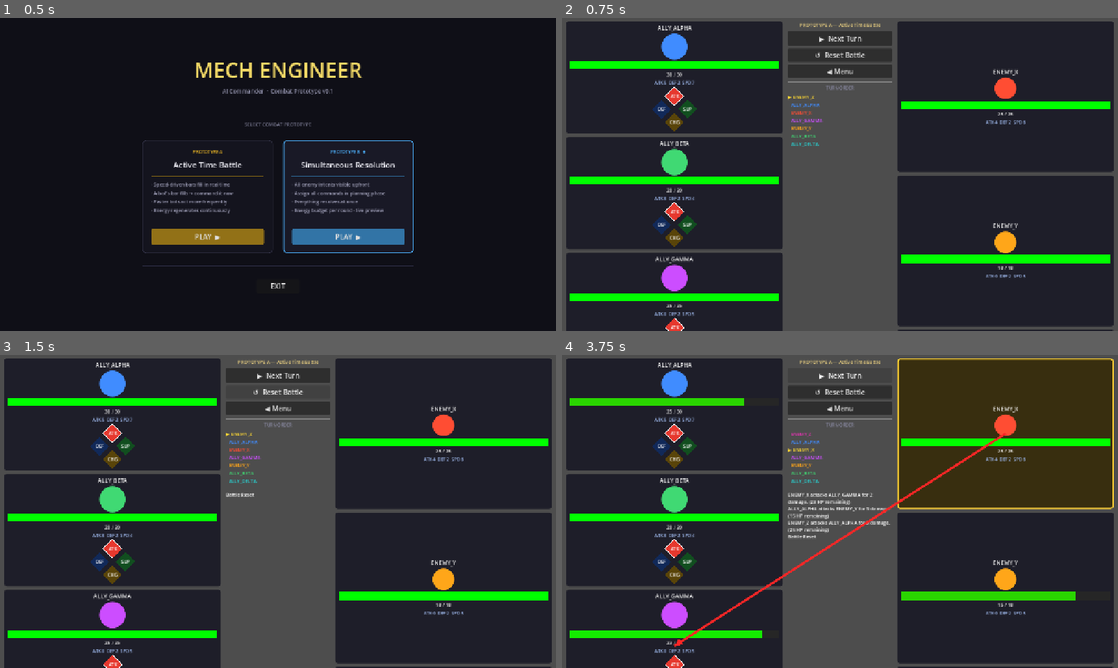
Above: before the commit, frames 1-4 (two rows, left to right).
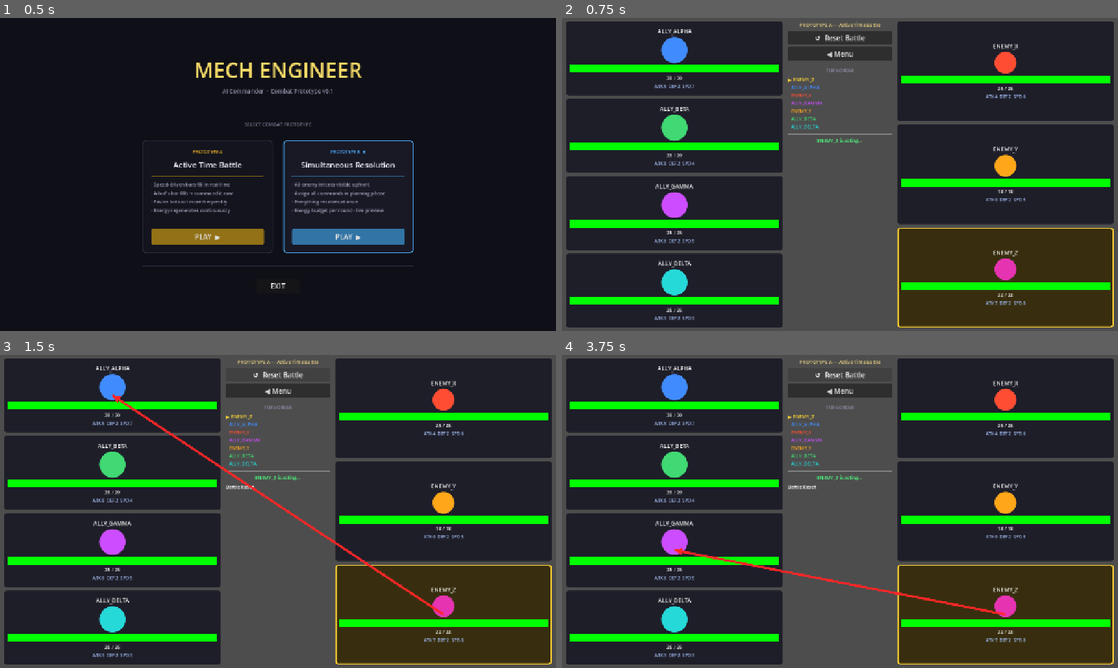
Above: after the commit, the same moments.

Repository: BrickwaII/MechEngineer
Game: Godot game, scene res://menu/main_menu.tscn
Two runs of this game, one before a commit and one after it. Both use one fixed random seed, a clock stepped at 60 frames per second and the inputs below.
Inputs (mouse positions are in pixels of both pictures, inside the frame that each line leads up to):
- Up to frame 1 (0.5 s): no input
- Up to frame 2 (0.75 s): click "PLAY ▶" at 0.5 s
- Up to frame 3 (1.5 s): click "↺ Reset Battle" at 1.25 s
- Up to frame 4 (3.75 s): click (840, 376) at 2 s, where only the run before the commit has a clickable "▶ Next Turn"; click (840, 376) at 2.75 s, where only the run before the commit has a clickable "▶ Next Turn"; click (840, 376) at 3.5 s, where only the run before the commit has a clickable "▶ Next Turn"

Frame 1 is identical in both runs. In frame 2, 29% of the frame differs, in the area x 0-100%, y 2-100%; in frame 3, 29%; in frame 4, 46%, in the area x 0-100%, y 1-100%.

Commit message:
Prototype A+B: turn-by-turn action selection, inline skills, in-the-red energy
Prototype A:
- BattleManager: replace next_turn() with advance_to_next()+resolve_current()
- BotCard: replace diamond CommandSelector with hidden 2×2 action panel
  (ATTACK/DEFEND/SUPPORT/CHARGE buttons shown only on that bot's turn)
- main.gd: async _run_battle() loop — ally turns await player click,
  enemy turns auto-execute after 0.7s delay; status label shows who's acting

Prototype B:
- sim_battle.gd: make_assignment() allows overwrites and negative energy;
  undo_assignment(bot_id) clears any specific bot; clear_assignments() resets all;
  confirm_assignments() blocked when energy_remaining < 0

Diff:
--- a/battle/bot_card.gd
+++ b/battle/bot_card.gd
@@ -2,6 +2,7 @@
 class_name BotCard
 
 signal card_clicked(bot: BotData)
+signal action_chosen(cmd: BotData.Command)
 
 var bot_data: BotData
 
@@ -12,7 +13,7 @@
 var _bar_style: StyleBoxFlat
 var _icon_style: StyleBoxFlat
 var _assignment_label: Label
-var _cmd_selector: CommandSelector = null
+var _action_panel: GridContainer = null
 
 var _base_style: StyleBoxFlat
 var _highlight_style: StyleBoxFlat
@@ -131,14 +132,43 @@
 	vbox.add_child(_assignment_label)
 
 	if interactive:
-		_cmd_selector = CommandSelector.new()
-		vbox.add_child(_cmd_selector)
-		_cmd_selector.set_selected(data.command)
-		_cmd_selector.command_selected.connect(func(cmd: BotData.Command) -> void:
-			bot_data.command = cmd
-		)
+		_action_panel = GridContainer.new()
+		_action_panel.columns = 2
+		_action_panel.add_theme_constant_override("h_separation", 4)
+		_action_panel.add_theme_constant_override("v_separation", 4)
+		_action_panel.visible = false
+		vbox.add_child(_action_panel)
+
+		var btn_defs: Array = [
+			["ATTACK",  BotData.Command.ATTACK],
+			["DEFEND",  BotData.Command.DEFEND],
+			["SUPPORT", BotData.Command.SUPPORT],
+			["CHARGE",  BotData.Command.CHARGE],
+		]
+		for b in btn_defs:
+			var btn := Button.new()
+			btn.text = b[0] as String
+			btn.size_flags_horizontal = Control.SIZE_EXPAND_FILL
+			btn.custom_minimum_size = Vector2(0, 32)
+			btn.add_theme_font_size_override("font_size", 11)
+			var cmd: BotData.Command = b[1]
+			btn.pressed.connect(func() -> void: action_chosen.emit(cmd))
+			_action_panel.add_child(btn)
 
 	update_display()
+
+func show_actions() -> void:
+	if _action_panel:
+		_action_panel.visible = true
+
+func hide_actions() -> void:
+	if _action_panel:
+		_action_panel.visible = false
+
+func cancel_action() -> void:
+	if _action_panel and _action_panel.visible:
+		_action_panel.visible = false
+		action_chosen.emit(BotData.Command.ATTACK)
 
 func update_display() -> void:
 	if bot_data.is_dead:
--- a/battle/main.gd
+++ b/battle/main.gd
@@ -4,13 +4,15 @@
 var bot_to_card: Dictionary = {}  # BotData -> BotCard
 
 var _combat_log: RichTextLabel
-var _next_turn_btn: Button
 var _reset_btn: Button
 var _arrow_layer: AttackArrow
 var _ally_column: VBoxContainer
 var _enemy_column: VBoxContainer
 var _queue_box: VBoxContainer
+var _status_label: Label
 var _active_card: BotCard = null
+
+var _battle_gen: int = 0
 
 func _ready() -> void:
 	set_anchors_and_offsets_preset(Control.PRESET_FULL_RECT)
@@ -49,11 +51,6 @@
 	header.add_theme_color_override("font_color", Color(0.9, 0.8, 0.5))
 	center.add_child(header)
 
-	_next_turn_btn = Button.new()
-	_next_turn_btn.text = "▶  Next Turn"
-	_next_turn_btn.custom_minimum_size = Vector2(0, 34)
-	center.add_child(_next_turn_btn)
-
 	_reset_btn = Button.new()
 	_reset_btn.text = "↺  Reset Battle"
 	center.add_child(_reset_btn)
@@ -82,6 +79,13 @@
 	var sep2 := HSeparator.new()
 	center.add_child(sep2)
 
+	_status_label = Label.new()
+	_status_label.text = ""
+	_status_label.add_theme_font_size_override("font_size", 11)
+	_status_label.add_theme_color_override("font_color", Color(0.3, 1.0, 0.5))
+	_status_label.horizontal_alignment = HORIZONTAL_ALIGNMENT_CENTER
+	center.add_child(_status_label)
+
 	_combat_log = RichTextLabel.new()
 	_combat_log.size_flags_vertical = Control.SIZE_EXPAND_FILL
 	_combat_log.fit_content = false
@@ -112,8 +116,9 @@
 	_build_bot_cards()
 	_refresh_queue()
 
-	_next_turn_btn.pressed.connect(_on_next_turn_pressed)
 	_reset_btn.pressed.connect(_on_reset_pressed)
+
+	call_deferred("_run_battle")
 
 # ── Card building ─────────────────────────────────────────────────────────────
 
@@ -186,12 +191,51 @@
 		)
 	_refresh_all_cards()
 
+# ── Async battle loop ─────────────────────────────────────────────────────────
+
+func _run_battle() -> void:
+	var gen := _battle_gen
+	while true:
+		var actor := battle_manager.advance_to_next()
+		if actor == null or _battle_gen != gen:
+			break
+
+		if battle_manager.allies.has(actor):
+			_update_status("YOUR TURN: %s — choose an action" % actor.bot_name)
+			var card := bot_to_card.get(actor) as BotCard
+			var cmd := BotData.Command.ATTACK
+			if card:
+				card.show_actions()
+				cmd = await card.action_chosen
+				if _battle_gen != gen:
+					card.hide_actions()
+					break
+				card.hide_actions()
+			battle_manager.resolve_current(cmd)
+		else:
+			_update_status("%s is acting..." % actor.bot_name)
+			await get_tree().create_timer(0.7).timeout
+			if _battle_gen != gen:
+				break
+			battle_manager.resolve_current(BotData.Command.ATTACK)
+			await get_tree().create_timer(0.35).timeout
+			if _battle_gen != gen:
+				break
+
+		_refresh_all_cards()
+		_refresh_queue()
+
+	_update_status("")
+
+func _update_status(msg: String) -> void:
+	_status_label.text = msg
+
 # ── Button handlers ───────────────────────────────────────────────────────────
 
-func _on_next_turn_pressed() -> void:
-	battle_manager.next_turn()
-
 func _on_reset_pressed() -> void:
+	_battle_gen += 1
+	for card in bot_to_card.values():
+		(card as BotCard).cancel_action()
 	if _active_card:
 		_active_card.set_active(false)
 		_active_card = null
@@ -199,3 +243,5 @@
 	battle_manager.reset_battle()
 	_build_bot_cards()
 	_refresh_queue()
+	_update_status("")
+	call_deferred("_run_battle")
--- a/prototype_b/sim_battle.gd
+++ b/prototype_b/sim_battle.gd
@@ -43,10 +43,8 @@
 func make_assignment(bot: BotData, skill: SkillData, target = null) -> bool:
 	if state != State.PLANNING:
 		return false
-	if skill.energy_cost > energy_remaining:
-		return false
 	if assignments.has(bot.id):
-		return false
+		undo_assignment(bot.id)
 
 	bot.assigned_skill = skill
 	bot.assigned_target = target
@@ -56,25 +54,50 @@
 	emit_signal("assignment_changed")
 	return true
 
-func undo_last_assignment() -> void:
-	if state != State.PLANNING or assignments.is_empty():
-		return
-
-	var last_id: String = assignments.keys()[-1]
-	var a: Dictionary = assignments[last_id]
+func undo_assignment(bot_id: String) -> void:
+	if state != State.PLANNING or not assignments.has(bot_id):
+		return
+
+	var a: Dictionary = assignments[bot_id]
 	energy_remaining += (a["skill"] as SkillData).energy_cost
-	assignments.erase(last_id)
+	assignments.erase(bot_id)
 
 	for bot: BotData in bots:
-		if bot.id == last_id:
+		if bot.id == bot_id:
 			bot.assigned_skill = null
 			bot.assigned_target = null
 			break
 
 	emit_signal("assignment_changed")
 
+func undo_last_assignment() -> void:
+	if state != State.PLANNING or assignments.is_empty():
+		return
+
+	var last_id: String = assignments.keys()[-1]
+	undo_assignment(last_id)
+
+func clear_assignments() -> void:
+	if state != State.PLANNING:
+		return
+
+	var ids: Array = assignments.keys().duplicate()
+	for bot_id in ids:
+		var a: Dictionary = assignments[bot_id]
+		energy_remaining += (a["skill"] as SkillData).energy_cost
+		assignments.erase(bot_id)
+		for bot: BotData in bots:
+			if bot.id == bot_id:
+				bot.assigned_skill = null
+				bot.assigned_target = null
+				break
+
+	emit_signal("assignment_changed")
+
 func confirm_assignments() -> void:
 	if state != State.PLANNING:
+		return
+	if energy_remaining < 0:
 		return
 	state = State.RESOLVING
 	emit_signal("resolution_started")
--- a/systems/battle_manager.gd
+++ b/systems/battle_manager.gd
@@ -13,6 +13,8 @@
 var combat_log: RichTextLabel
 var turn_label: Label
 var _log_entries: Array[String] = []
+
+var _acting: BotData = null
 
 func setup_battle(log_ui: RichTextLabel, label_ui: Label) -> void:
 	combat_log = log_ui
@@ -98,29 +100,34 @@
 			turn_order.append(enemy)
 	turn_order.sort_custom(func(a: BotData, b: BotData) -> bool: return a.speed > b.speed)
 
-func next_turn() -> void:
-	if check_battle_over():
+func advance_to_next() -> BotData:
+	for _guard in range(30):
+		if check_battle_over():
+			return null
+		if turn_order.is_empty():
+			build_turn_order()
+		if current_turn_index >= turn_order.size():
+			_end_round()
+			current_turn_index = 0
+			build_turn_order()
+			continue
+		var bot: BotData = turn_order[current_turn_index]
+		if bot.is_dead:
+			current_turn_index += 1
+			continue
+		_acting = bot
+		turn_started.emit(_acting)
+		update_turn_label()
+		return _acting
+	return null
+
+func resolve_current(cmd: BotData.Command) -> void:
+	if _acting == null:
 		return
-
-	if turn_order.is_empty():
-		build_turn_order()
-
-	if current_turn_index >= turn_order.size():
-		_end_round()
-		current_turn_index = 0
-		build_turn_order()
-
-	var acting_bot := turn_order[current_turn_index]
-
-	if acting_bot.is_dead:
-		current_turn_index += 1
-		next_turn()
-		return
-
-	turn_started.emit(acting_bot)
-	_process_turn(acting_bot)
+	_acting.command = cmd
+	_process_turn(_acting)
 	current_turn_index += 1
-	update_turn_label()
+	_acting = null
 
 # ── Round end ────────────────────────────────────────────────────────────────
 
@@ -224,6 +231,7 @@
 func reset_battle() -> void:
 	combat_log.clear()
 	_log_entries.clear()
+	_acting = null
 	current_turn_index = 0
 	create_test_bots()
 	build_turn_order()
